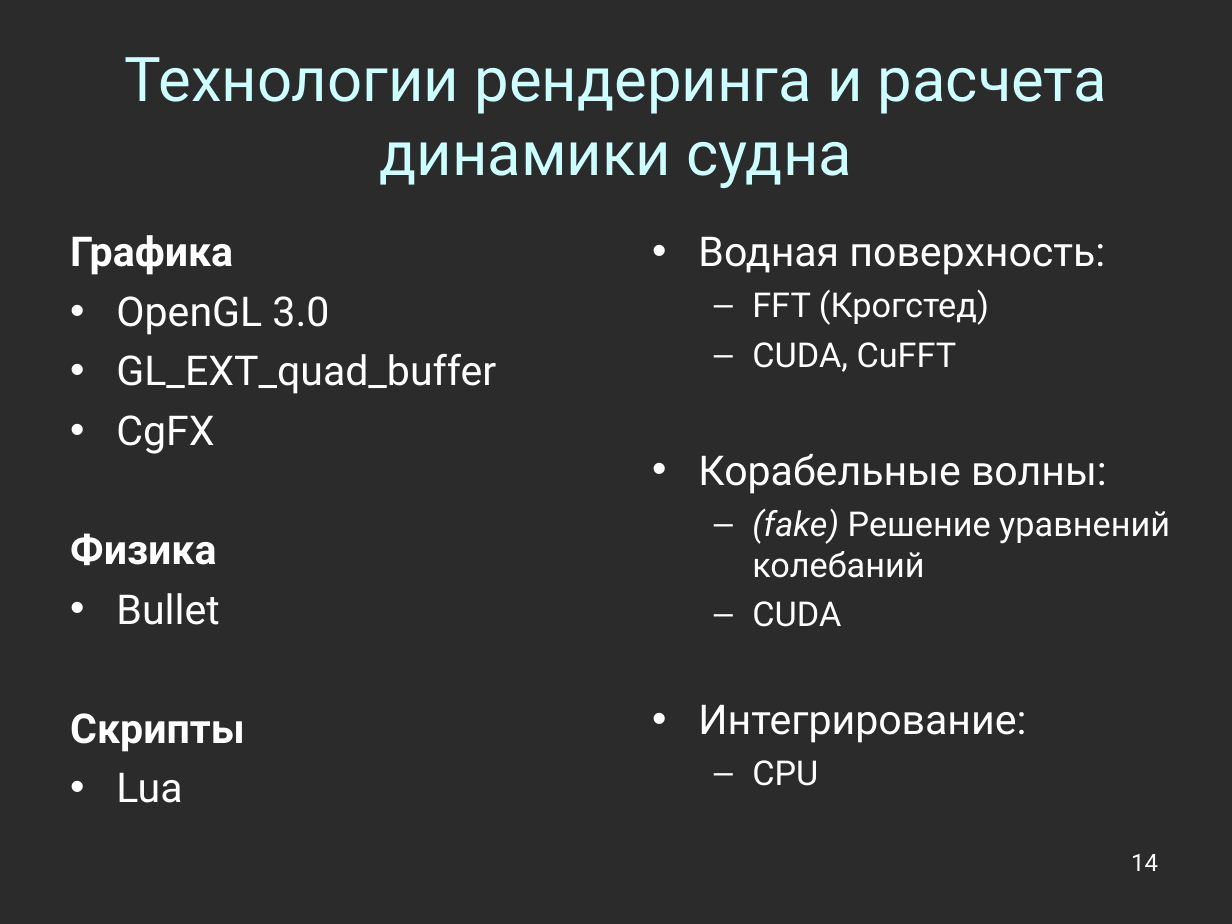
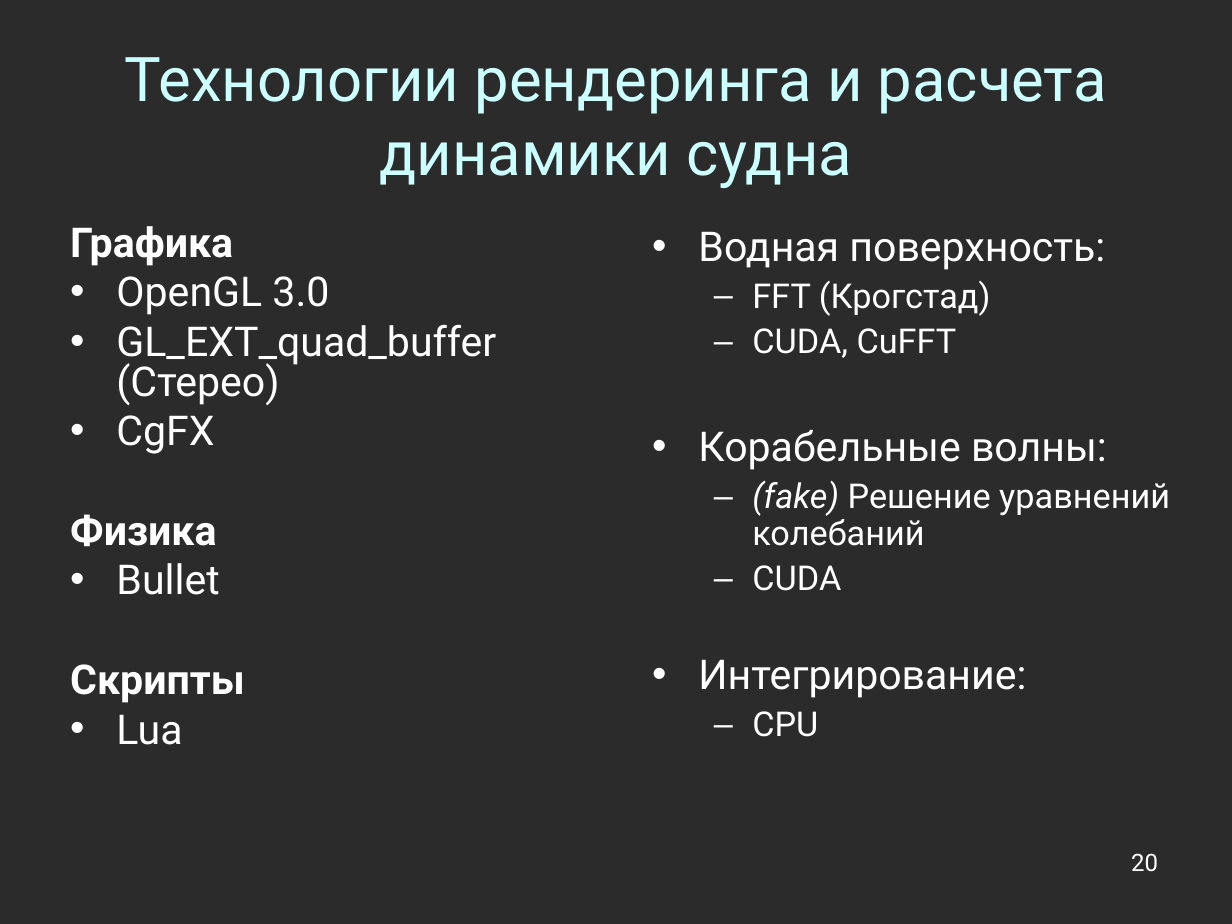
Before and after one commit to Jacobi20/nano-vis, a slide deck: slide 20 of docs/conf_2011_cyprus/conf_2011_cyprus.ppt (slide 14 before the commit). Drawn at 1232x924 pixels with LibreOffice and Linux fonts; fonts in the diff are those of the drawing; background and template pictures are left out; a plain dark background stands for a picture behind light text. Boxes give left, top, right and bottom in pixels: in the first picture for what was removed or moved away, otherwise in the second. Text is boxed around its words. In the diff, an @@ line names an element or a change of style, - is before the commit and + after.

```diff
--- a/docs/conf_2011_cyprus/conf_2011_cyprus.ppt
+++ b/docs/conf_2011_cyprus/conf_2011_cyprus.ppt
@@ text at box(70, 226, 329, 745): line spacing 1 to 0.8 @@
@@ text at box(698, 231, 1170, 737): line spacing 1 to 0.9 @@
@@ text at box(752, 281, 991, 316): text changed @@
-  – FFT (Крогстед)
+  – FFT (Крогстад)
@@ text at box(116, 324, 496, 405): text changed @@
-• GL_EXT_quad_buffer
+• GL_EXT_quad_buffer (Стерео)
@@ page number at box(1131, 853, 1158, 872): text changed @@
-14
+20
```
Also in this commit, not shown: 10 other slides changed, 8 slides added, 1 slide removed, 5 other files.
